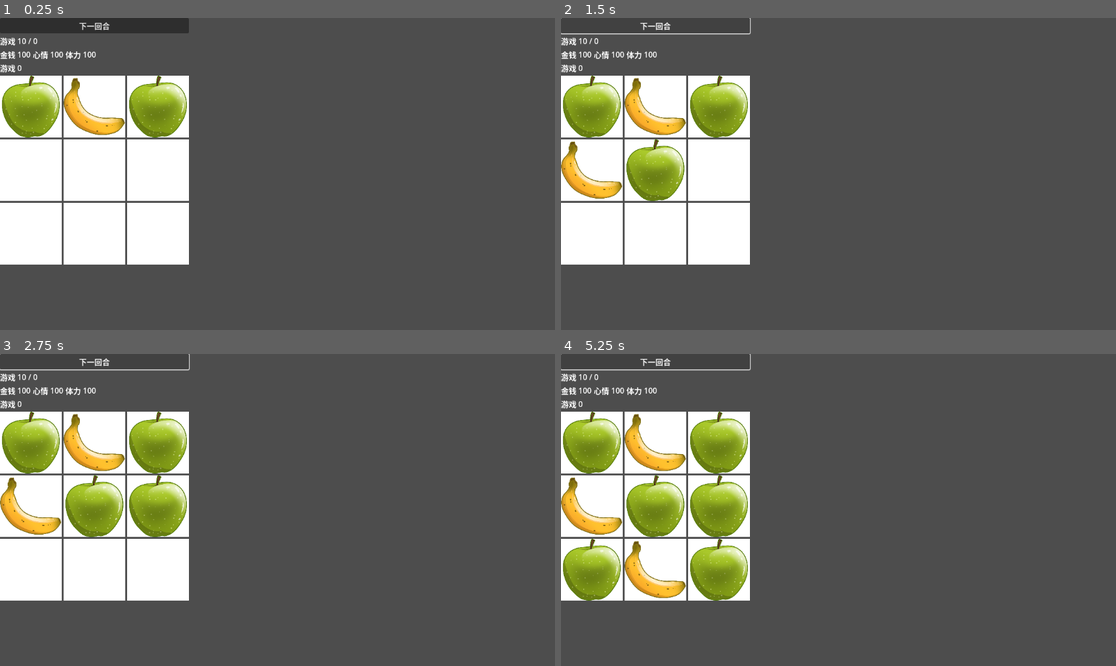
Above: before the commit, frames 1-4 (two rows, left to right).
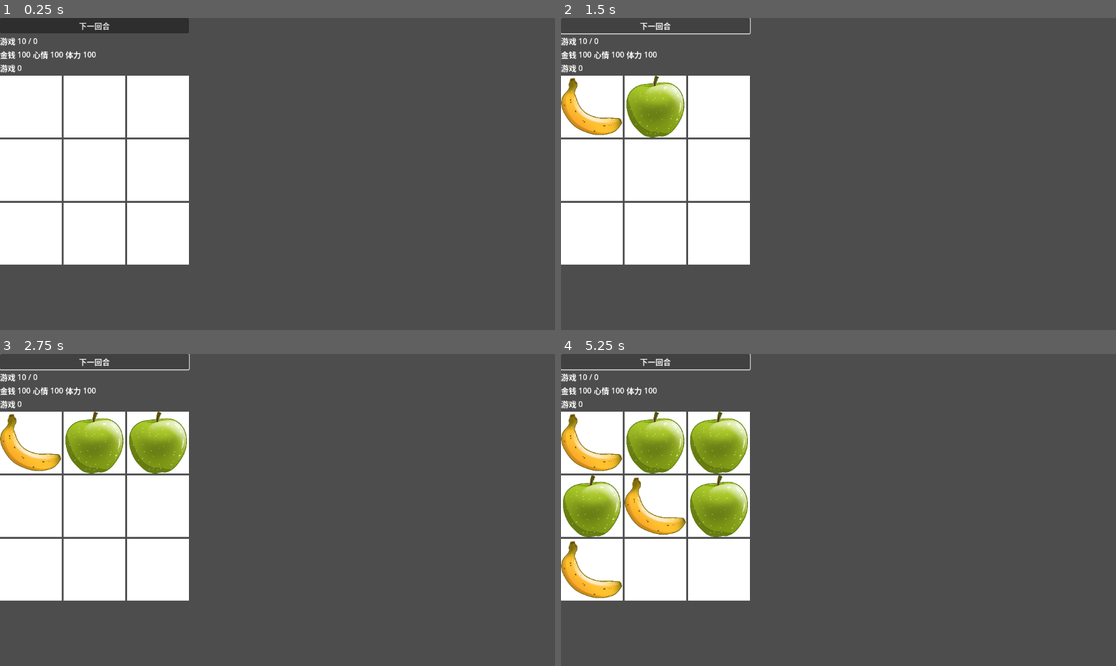
Above: after the commit, the same moments.

Repository: zuiyu1998/life-simulator
Game: Godot game, scene res://test/main_test.tscn
Two runs of this game, one before a commit and one after it. Both use one fixed random seed, a clock stepped at 60 frames per second and the inputs below.
Inputs:
- Up to frame 1 (0.25 s): no input
- Up to frame 2 (1.5 s): click "下一回合" at 0.5 s; click "下一回合" at 1.25 s
- Up to frame 3 (2.75 s): click "下一回合" at 2 s
- Up to frame 4 (5.25 s): tap Enter at 2.75, 4.25 s; tap Space at 3.5, 5 s

The runs differ from the first frame. In frame 1, 3.8% of the frame differs, in the area x 0-34%, y 18-39%; in frame 2, 7.0%; in frame 3, 7.0%; in frame 4, 10%, in the area x 0-34%, y 18-80%.

Commit message:
feat: 更改

Diff:
--- a/src/level/chess_grid/chess_grid.gd
+++ b/src/level/chess_grid/chess_grid.gd
@@ -1,3 +1,4 @@
+@tool
 extends Resource
 class_name ChessGrid
 ## 棋盘，负责棋子增删改查
--- a/src/level/chess_grid/chess_grid_panel.gd
+++ b/src/level/chess_grid/chess_grid_panel.gd
@@ -1,11 +1,25 @@
+@tool
 extends GridContainer
 class_name ChessGridPanel
 
 const chess_slot_tscn = preload("res://src/level/chess_grid/chess_slot.tscn")
 
-var item_size: int = 9
+@export
+var item_size: int = 9:
+	set(v):
+		item_size = v
+		if chess_grid:
+			chess_grid.fill(item_size)
+			do_init()
 
-var chess_grid: ChessGrid
+@export
+var chess_grid: ChessGrid:
+	set(v):
+		chess_grid = v
+
+		if chess_grid:
+			chess_grid.fill(item_size)
+			do_init()
 
 func update_chess(index: int, chess: Chess):
 	var chess_slot = get_child(index)
@@ -20,10 +34,10 @@
 		chess_slot.update_chess_bg(0)
 
 
-func do_init(p_chess_grid: ChessGrid):
-	chess_grid = p_chess_grid
+func do_init():
+	for child in get_children():
+		child.queue_free()
+
 	for x in range(0, item_size):
 		var chess_slot = chess_slot_tscn.instantiate() as ChessSlot
-
-		chess_slot.chess_grid_panel = self
 		add_child(chess_slot)
--- a/src/level/chess_grid/chess_grid_panel.tscn
+++ b/src/level/chess_grid/chess_grid_panel.tscn
@@ -1,7 +1,15 @@
-[gd_scene load_steps=2 format=3 uid="uid://yv0gmg8jqdj7"]
+[gd_scene load_steps=5 format=3 uid="uid://yv0gmg8jqdj7"]
 
 [ext_resource type="Script" uid="uid://bj5soxk8226r2" path="res://src/level/chess_grid/chess_grid_panel.gd" id="1_7egdb"]
+[ext_resource type="Script" uid="uid://bqo4lla32p4wj" path="res://src/chess/chess.gd" id="2_x6df8"]
+[ext_resource type="Script" uid="uid://vdi5hbpckkbj" path="res://src/level/chess_grid/chess_grid.gd" id="3_q0i1e"]
+
+[sub_resource type="Resource" id="Resource_yvyyg"]
+script = ExtResource("3_q0i1e")
+items = Array[ExtResource("2_x6df8")]([null, null, null, null, null, null, null, null, null])
+metadata/_custom_type_script = "uid://vdi5hbpckkbj"
 
 [node name="ChessGridPanel" type="GridContainer"]
 columns = 3
 script = ExtResource("1_7egdb")
+chess_grid = SubResource("Resource_yvyyg")
--- a/src/level/chess_grid/chess_slot.gd
+++ b/src/level/chess_grid/chess_slot.gd
@@ -4,8 +4,6 @@
 @onready var texture_rect: TextureRect = $TextureRect
 @onready var chess_icon: TextureRect = $ChessItem/ChessIcon
 
-# 棋盘
-var chess_grid_panel: ChessGridPanel
 # 棋子等级
 # 白1 绿2 绿4  蓝8 蓝16  紫32 紫64 金128 金524 红1024 红2048
 
@@ -32,6 +30,7 @@
 			texture_rect.material.set_shader_parameter("level_color", Vector4(0.5, 0.0, 0.0, 1.0))
 
 
+
 func update_chess_icon(texture: Texture):
 	chess_icon.texture = texture
 
@@ -41,6 +40,11 @@
 
 
 func _drop_data(_at_position: Vector2, data: Variant) -> void:
+	var chess_grid_panel = get_parent() as ChessGridPanel
+
+	if not chess_grid_panel:
+		return
+
 	if not data is ChessDrag:
 		return
 	var item_drag = data as ChessDrag
@@ -59,6 +63,7 @@
 	if not chess_drag.success:
 		chess_icon.texture = chess_drag.chess.image
 
+
 # 设置预览
 func _create_preview(chess: Chess) -> Control:
 	var preview = Control.new()
@@ -73,6 +78,11 @@
 	return preview
 
 func _get_drag_data(_at_position: Vector2) -> Variant:
+	var chess_grid_panel = get_parent() as ChessGridPanel
+
+	if not chess_grid_panel:
+		return null
+
 	var item_index = get_index()
 	var chess_item = chess_grid_panel.chess_grid.get_item(item_index)
 	if not chess_item is Chess:
--- a/src/level/level.gd
+++ b/src/level/level.gd
@@ -69,7 +69,7 @@
 func do_init() -> void:
 	task.finished.connect(on_task_finished)
 
-	chess_grid_panel.do_init(chess_grid)
+	chess_grid_panel.chess_grid = chess_grid
 
 	task_panel.do_init(task)
 
Not shown, changed: docs/游戏体验.md
